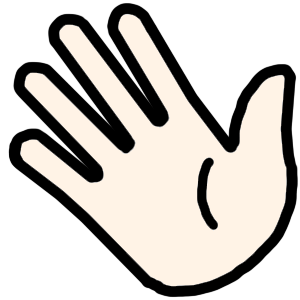
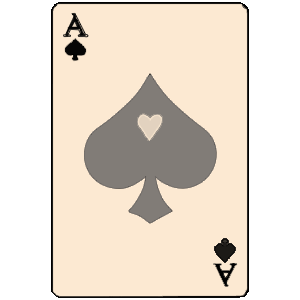
Layers edited between the first and the second 300x300 image:
added group "Card Icon" with 4 layers above "Cursor Icon" over 8, 2, 298, 298
added layer "Layer 1" in group "Card Icon" over 63, 12, 236, 263
added layer "Card Outline copy" in group "Card Icon" over 51, 2, 249, 298
added layer "Card Outline" in group "Card Icon" over 51, 2, 249, 298
renamed "Group 1" to "Hand Icon", hid the group it (2 layers) over 8, 2, 298, 298